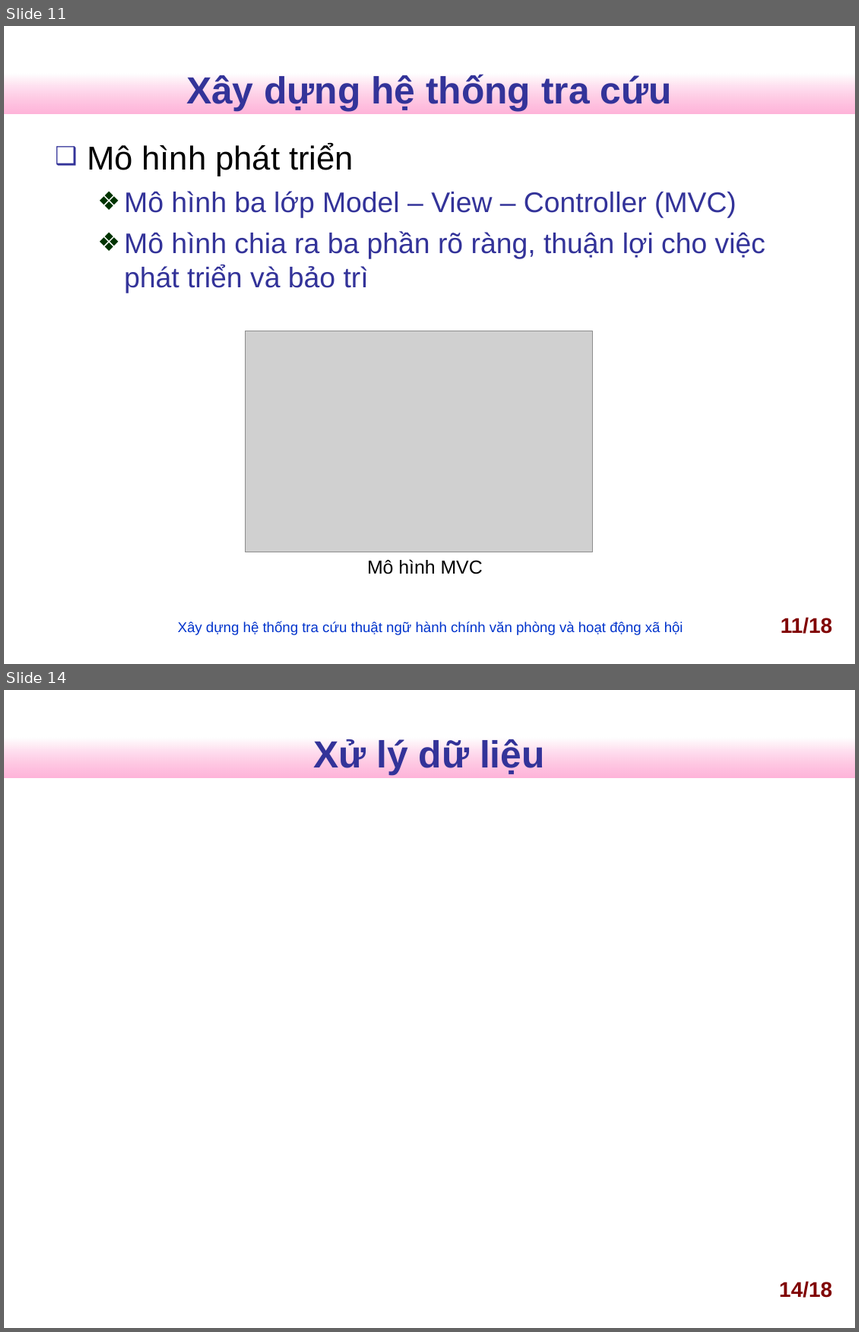
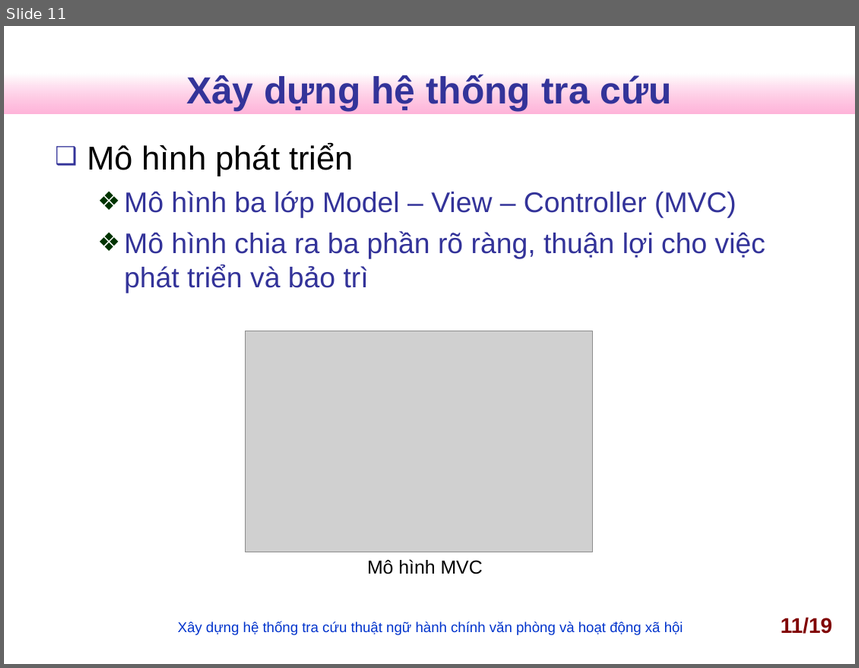
Before and after one commit to nguyentk90/tra-cuu-thuat-ngu-hanh-chinh, a slide deck: Documents/slideN2013.ppt. Shown one above the other, each under a label of ours: slides 11 and 14 before the commit, slide 11 after it; the slides between them are not shown. The pictures are 859x1332 and 859x668 pixels, drawn with LibreOffice and Linux fonts; fonts in the diff are those of the drawing; grey boxes stand for pictures; background and template pictures are left out. Boxes give left, top, right and bottom in pixels: in the first picture for what was removed or moved away, otherwise in the second. Text is boxed around its words. In the diff, an @@ line names an element or a change of style, - is before the commit and + after.

```diff
--- a/Documents/slideN2013.ppt
+++ b/Documents/slideN2013.ppt
@@ slide 14 removed at (x1=4, y1=690, x2=855, y2=1328), background #FFFFFF; not listed: 1 template element that a slide beside it also shows @@
@@ title removed at (x1=314, y1=737, x2=545, y2=775) @@
-Xử lý dữ liệu
@@ page number removed at (x1=779, y1=1281, x2=832, y2=1298) @@
-14/18
@@ page number at (x1=781, y1=617, x2=832, y2=634): text changed @@
-11/18
+11/19
```
Also in this commit, not shown: 7 slides changed, 1 slide added.
